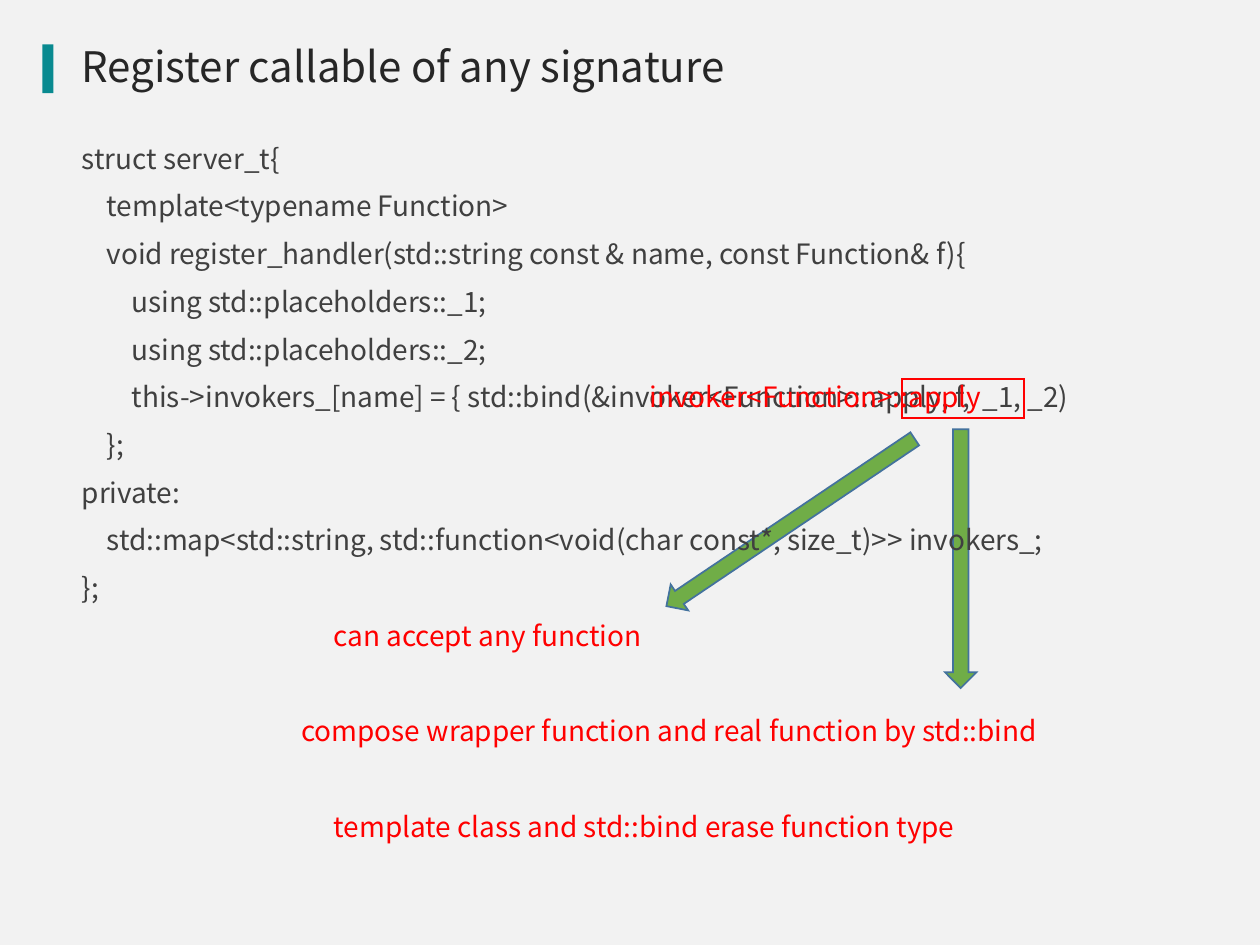
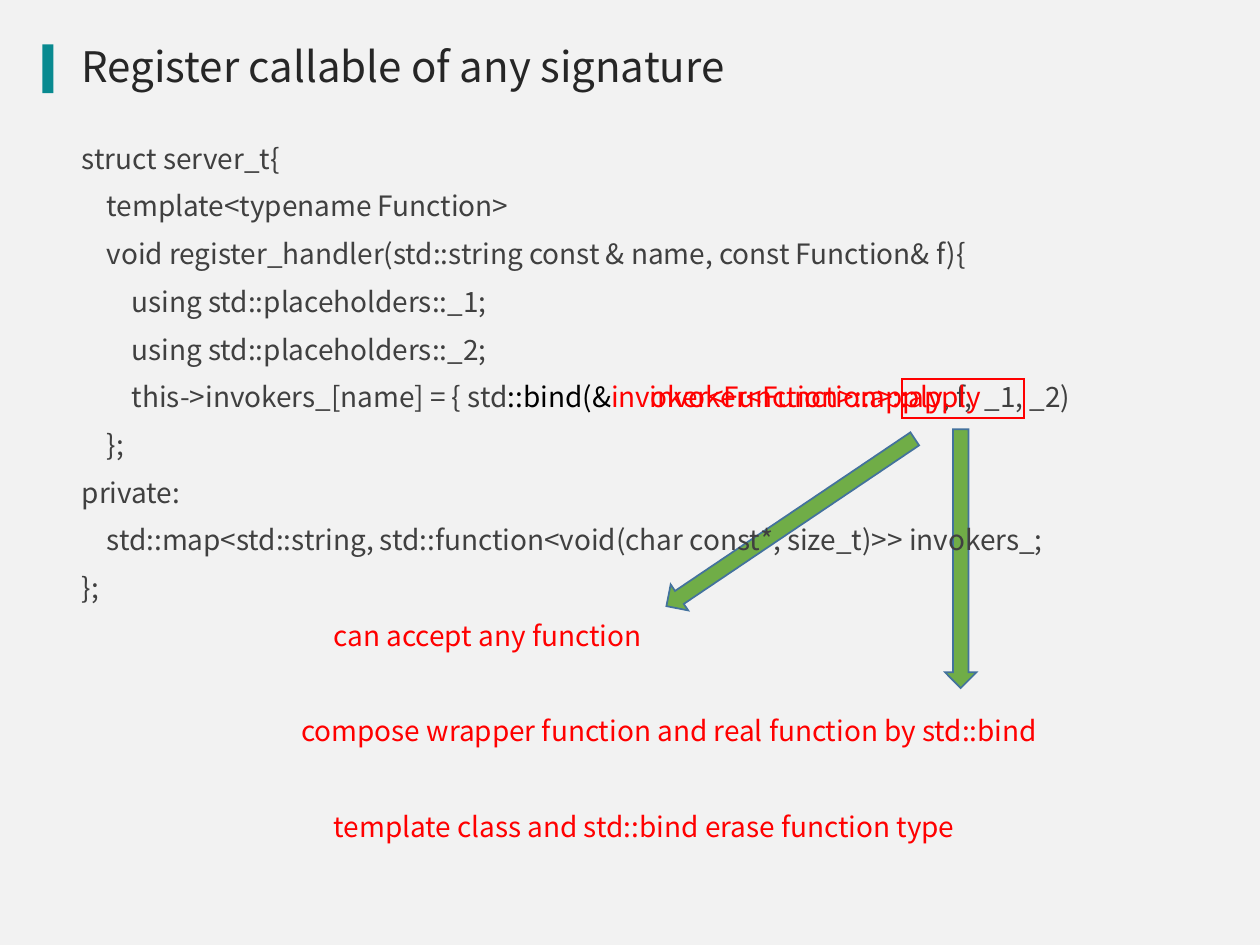
Before and after one commit to qicosmos/cppnow2017-ppt, a slide deck: slide 14 of An easy to use RPC framework implemented by c++11 and c++14.pptx. Drawn at 1260x945 pixels with LibreOffice and Linux fonts; fonts in the diff are those of the drawing; background and template pictures are left out. Boxes give left, top, right and bottom in pixels: in the first picture for what was removed or moved away, otherwise in the second. Text is boxed around its words. In the diff, an @@ line names an element or a change of style, - is before the commit and + after.

```diff
--- a/An easy to use RPC framework implemented by c++11 and c++14.pptx
+++ b/An easy to use RPC framework implemented by c++11 and c++14.pptx
@@ text at (132, 379, 1071, 415): text colour #404040 to #000000, text colour #404040 to #FF0000 in "std::bind(&invoker<Function>::apply," @@
```
Also in this commit, not shown: 6 other slides changed.
